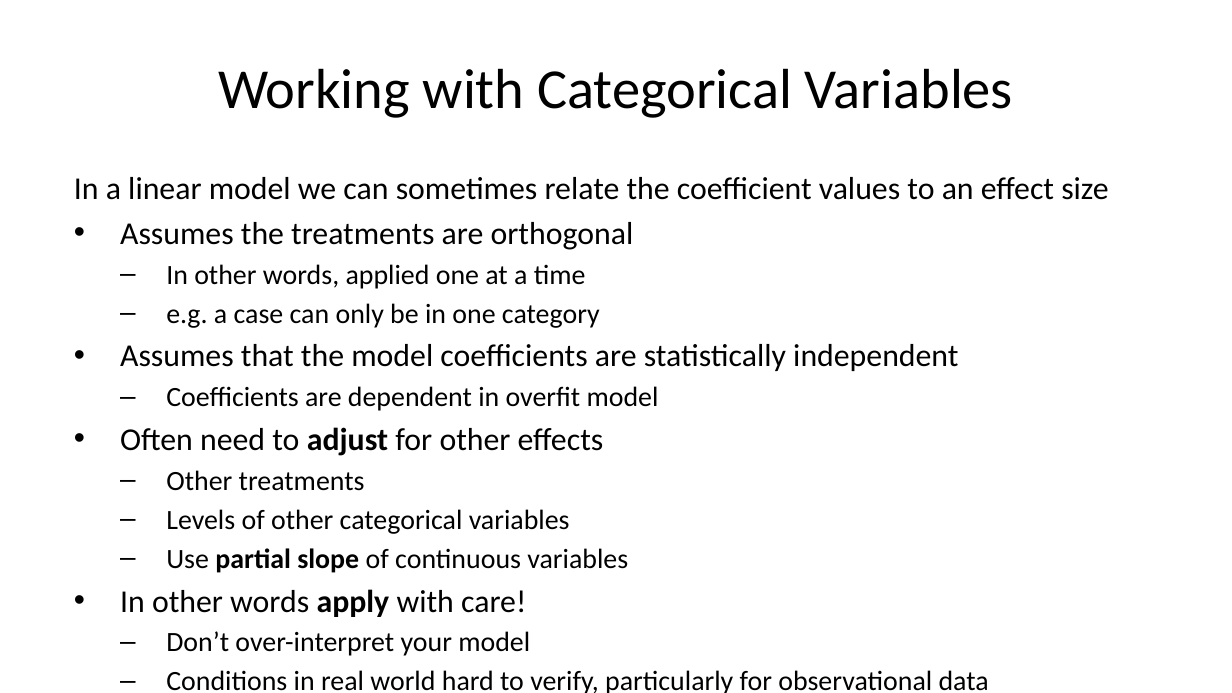
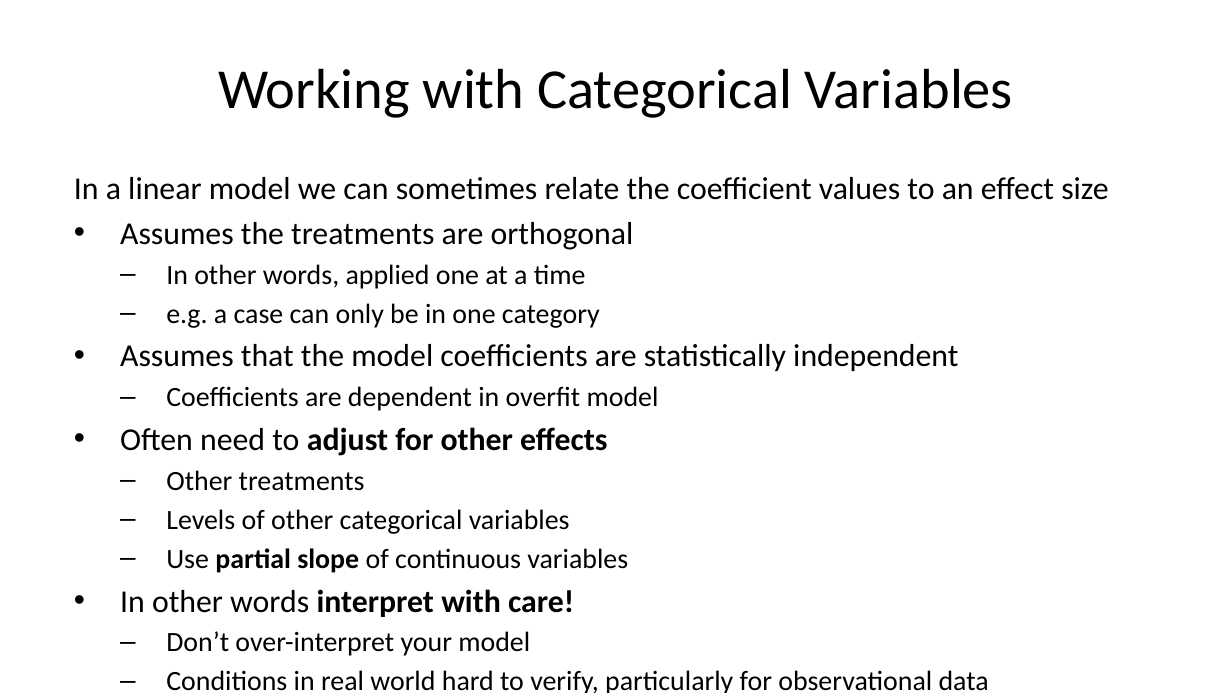
Before and after one commit to StephenElston/CSCI-E-83, a slide deck: slide 15 of LectureSlides/09_GeneralizingTheLinearModel.pptx. Drawn at 1232x693 pixels with LibreOffice and Linux fonts; fonts in the diff are those of the drawing. Boxes give left, top, right and bottom in pixels: in the first picture for what was removed or moved away, otherwise in the second. Text is boxed around its words. In the diff, an @@ line names an element or a change of style, - is before the commit and + after.

```diff
--- a/LectureSlides/09_GeneralizingTheLinearModel.pptx
+++ b/LectureSlides/09_GeneralizingTheLinearModel.pptx
@@ text at bbox=[120, 427, 607, 456]: bold on in "for other effects" @@
@@ text at bbox=[120, 589, 574, 617]: text changed; bold on @@
-• In other words apply with care!
+• In other words interpret with care!
```
Also in this commit, not shown: 9 other slides changed, 1 slide added, 1 slide removed.
